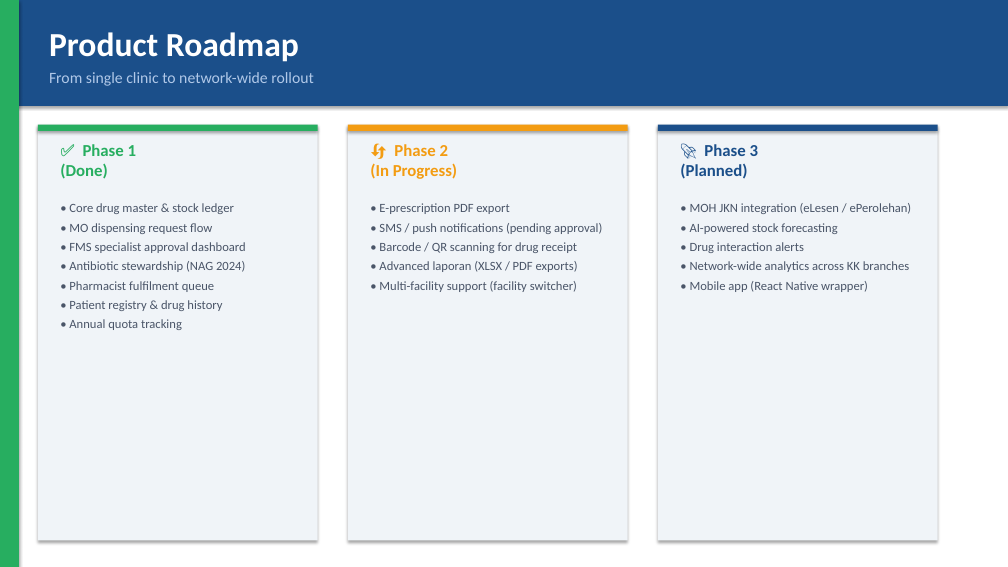
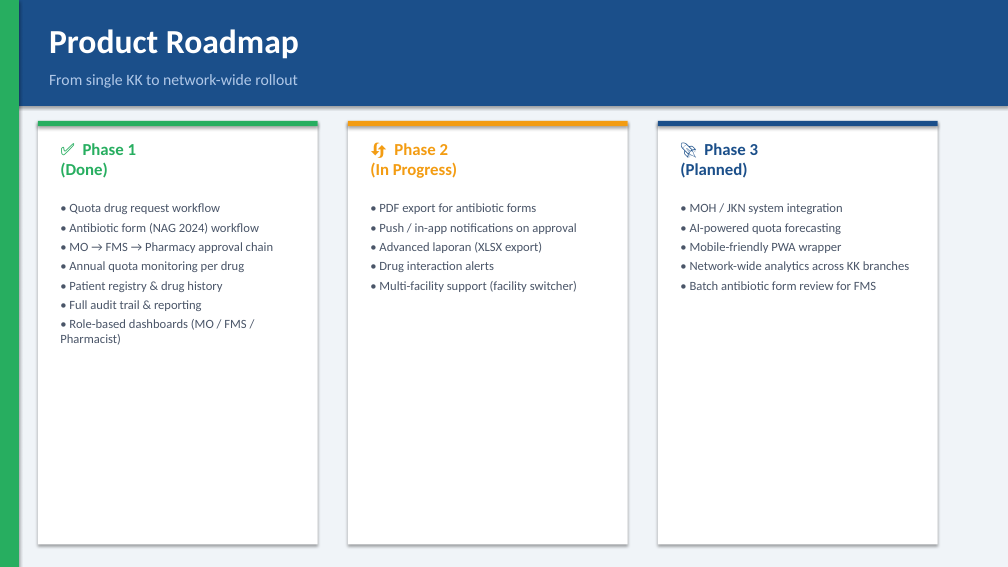
Before and after one commit to vvssubra/pharmacy-bin-keeper, a slide deck: slide 10 of docs/pharmacy-bin-keeper-deck.pptx. Drawn at 1008x567 pixels with LibreOffice and Linux fonts; fonts in the diff are those of the drawing. Boxes give left, top, right and bottom in pixels: in the first picture for what was removed or moved away, otherwise in the second. Text is boxed around its words. In the diff, an @@ line names an element or a change of style, - is before the commit and + after.

```diff
--- a/docs/pharmacy-bin-keeper-deck.pptx
+++ b/docs/pharmacy-bin-keeper-deck.pptx
@@ rectangle at box(0, 0, 1008, 567): fill #FFFFFF to #F0F4F8 @@
@@ text at box(49, 74, 298, 88): text changed @@
-From single clinic to network-wide rollout
+From single KK to network-wide rollout
@@ rectangle: place and size @@
-rectangle at box(38, 125, 318, 541)
+rectangle at box(38, 121, 318, 544)
@@ rectangle: place and size @@
-rectangle at box(348, 125, 628, 541)
+rectangle at box(348, 121, 628, 544)
@@ 3 rectangles: place and size @@
-3 rectangles at box(38, 125, 938, 131)
+3 rectangles at box(38, 121, 938, 126)
@@ fill #F0F4F8 to #FFFFFF in 3 elements at box(38, 121, 318, 544), box(348, 121, 628, 544), box(658, 121, 938, 544) @@
@@ rectangle: place and size @@
-rectangle at box(658, 125, 938, 541)
+rectangle at box(658, 121, 938, 544)
@@ text at box(69, 203, 273, 272): text changed @@
-• Core drug master & stock ledger
-• MO dispensing request flow
-• FMS specialist approval dashboard
-• Antibiotic stewardship (NAG 2024)
-• Pharmacist fulfilment queue
+• Quota drug request workflow
+• Antibiotic form (NAG 2024) workflow
+• MO → FMS → Pharmacy approval chain
+• Annual quota monitoring per drug
@@ text at box(379, 203, 576, 272): text changed @@
-• E-prescription PDF export
-• SMS / push notifications (pending approval)
-• Barcode / QR scanning for drug receipt
-• Advanced laporan (XLSX / PDF exports)
+• PDF export for antibiotic forms
+• Push / in-app notifications on approval
+• Advanced laporan (XLSX export)
+• Drug interaction alerts
@@ text at box(690, 203, 843, 253): text changed @@
-• MOH JKN integration (eLesen / ePerolehan)
-• AI-powered stock forecasting
-• Drug interaction alerts
+• MOH / JKN system integration
+• AI-powered quota forecasting
+• Mobile-friendly PWA wrapper
@@ text at box(690, 281, 876, 290): text changed @@
-• Mobile app (React Native wrapper)
+• Batch antibiotic form review for FMS
@@ text at box(60, 300, 246, 345): text changed @@
-• Annual quota tracking
+• Full audit trail & reporting
+• Role-based dashboards (MO / FMS / Pharmacist)
```
Also in this commit, not shown: 6 other slides changed, 4 slides added, 4 slides removed, 1 other file.
